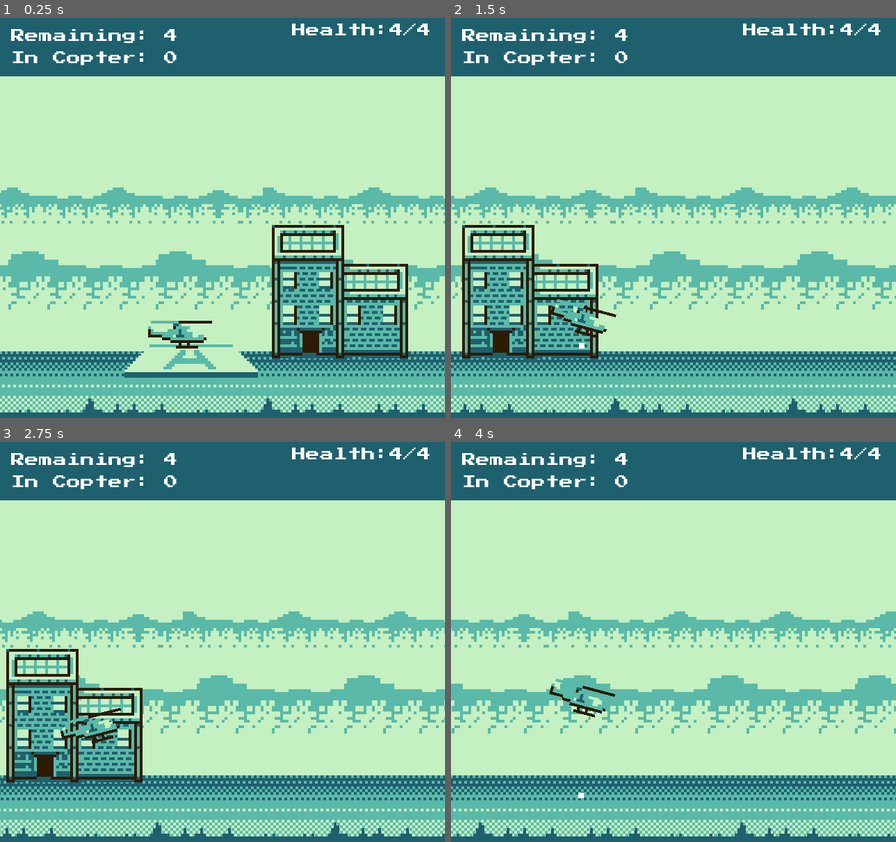
Above: before the commit, frames 1-4 (two rows, left to right).
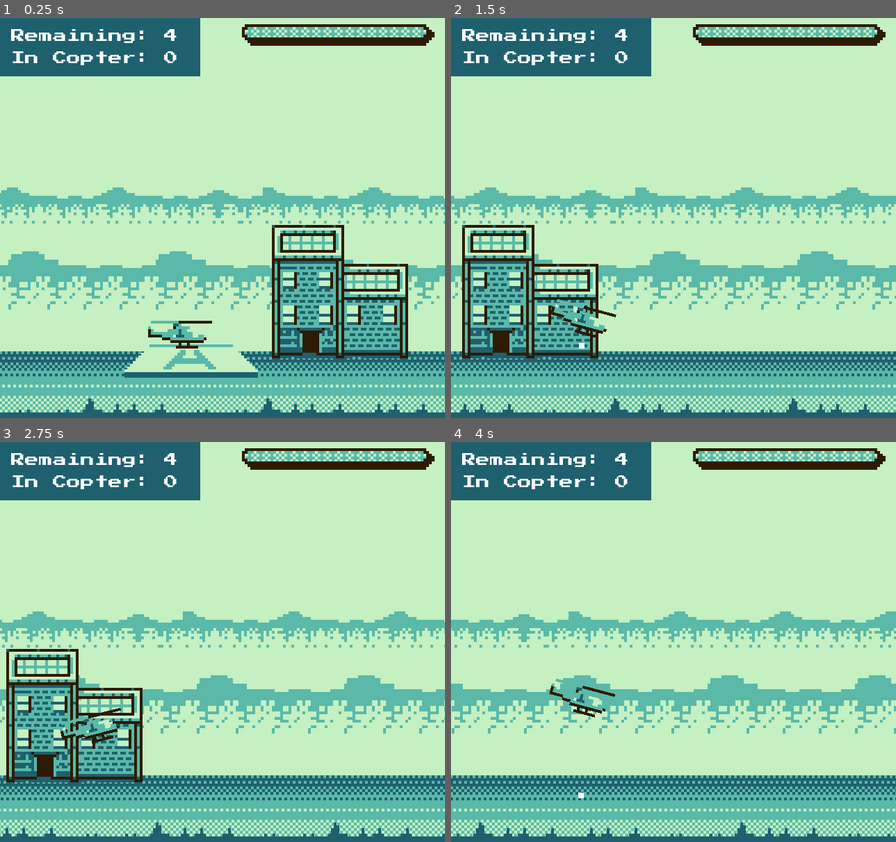
Above: after the commit, the same moments.

Repository: scottpetrovic/godot-choplifter-clone
Game: Godot game, scene res://Scenes/InGame.tscn
Same seed, same stepped clock (60 frames per second), same inputs: the game is played once before the commit and once after it. The engine's default icon, where the game draws it, is replaced by a stand-in: a white triangle on a blue panel in a dark square.
Inputs:
- Up to frame 1 (0.25 s): no input
- Up to frame 2 (1.5 s): hold Right (ui_right) from 0.53 s (still down); tap Space (shoot) at 0.6, 1.35 s; tap Up (ui_up) at 0.77 s
- Up to frame 3 (2.75 s): tap Up (ui_up) at 1.52 s; release Right (ui_right) at 2.03 s; hold Left (ui_left) from 2.03 s (still down); tap Space (shoot) at 2.1 s
- Up to frame 4 (4 s): release Left (ui_left) at 2.78 s; hold Right (ui_right) from 2.78 s (still down); tap Space (shoot) at 2.85, 3.6 s; tap Up (ui_up) at 3.02, 3.77 s

The runs differ from the first frame. In frame 1, 8.0% of the frame differs, in the area x 45-100%, y 0-15%; in frame 2, 8.0%; in frame 3, 8.0%; in frame 4, 8.0%.

Commit message:
Add in healthbar progress art and hook up

Diff:
--- /dev/null
+++ b/GUI/InGame/health_bar.gd
@@ -0,0 +1,16 @@
+extends Control
+
+@onready var health_bar: Sprite2D = $HealthBar
+
+var health_bar_starting_width: float = 0
+var player_reference: HelicopterPlayer = null
+
+func _ready() -> void:
+	player_reference = Constants.player_reference
+	health_bar_starting_width = health_bar.region_rect.size.x
+
+
+func _process(delta: float) -> void:
+	# update the healthbar region's width based of player heatlh
+	var health_perc: float = float(player_reference.health) / float(player_reference.max_health)
+	health_bar.region_rect.size.x = health_perc * health_bar_starting_width
--- a/GUI/gui_health.gd
+++ /dev/null
@@ -1,5 +0,0 @@
-extends Label
-
-func _process(delta: float) -> void:
-	text = 'Health:' + str(Constants.player_reference.health) + '/'
-	text += str(Constants.player_reference.max_health)
--- a/Objects/Prisoner/prisoner.tscn
+++ b/Objects/Prisoner/prisoner.tscn
@@ -1,7 +1,6 @@
-[gd_scene load_steps=9 format=3 uid="uid://dfrjxjsajl6ho"]
+[gd_scene load_steps=8 format=3 uid="uid://dfrjxjsajl6ho"]
 
 [ext_resource type="Script" path="res://Objects/Prisoner/prisoner.gd" id="1_fs72g"]
-[ext_resource type="Texture2D" uid="uid://bjoxcg0w2hb02" path="res://icon.svg" id="1_nmfua"]
 [ext_resource type="Texture2D" uid="uid://b2r40x266vudk" path="res://Objects/Prisoner/prisoner-idle.png" id="3_80r5k"]
 [ext_resource type="Texture2D" uid="uid://cl6qp3vbql5ab" path="res://Objects/Prisoner/prisoner-run-1.png" id="4_l0vxc"]
 [ext_resource type="Texture2D" uid="uid://cv7d0mjjndpnf" path="res://Objects/Prisoner/prisoner-run-2.png" id="5_nrgsr"]
@@ -35,11 +34,6 @@
 [node name="Prisoner" type="Area2D" groups=["Prisoner"]]
 script = ExtResource("1_fs72g")
 
-[node name="Icon" type="Sprite2D" parent="."]
-position = Vector2(0, -2)
-scale = Vector2(0.015625, 0.046875)
-texture = ExtResource("1_nmfua")
-
 [node name="CollisionShape2D" type="CollisionShape2D" parent="."]
 position = Vector2(0, -2)
 shape = SubResource("RectangleShape2D_017jk")
--- a/Scenes/InGame.tscn
+++ b/Scenes/InGame.tscn
@@ -11,10 +11,12 @@
 [ext_resource type="PackedScene" uid="uid://dt6a6g78nmcxw" path="res://Objects/PrisonerCamp/prisoner_camp.tscn" id="7_k0cwt"]
 [ext_resource type="Theme" uid="uid://b1ikqqgrqbgyp" path="res://GUI/pixel-art-theme.tres" id="10_gufnw"]
 [ext_resource type="Script" path="res://GUI/basic_gui_info.gd" id="10_nwxal"]
-[ext_resource type="Script" path="res://GUI/gui_health.gd" id="11_aw3g5"]
 [ext_resource type="Script" path="res://Scenes/level_complete.gd" id="11_qn1pq"]
 [ext_resource type="PackedScene" uid="uid://f5v6k8edjhx" path="res://Objects/BasicAAEnemy/basic_aa_enemy.tscn" id="12_gu644"]
+[ext_resource type="Script" path="res://GUI/InGame/health_bar.gd" id="14_0d7vi"]
 [ext_resource type="Texture2D" uid="uid://bmeth78rcq22u" path="res://Environment/bg-parallax-1.png" id="14_ca041"]
+[ext_resource type="Texture2D" uid="uid://ltqfvn4u5tfx" path="res://GUI/health bar/health-container.png" id="14_ewlpw"]
+[ext_resource type="Texture2D" uid="uid://c7iqs81mtye7m" path="res://GUI/health bar/health-bar.png" id="14_o42fi"]
 [ext_resource type="Texture2D" uid="uid://b06bkgyf4i6oe" path="res://Environment/bg-parallax-2.png" id="15_ravql"]
 [ext_resource type="Texture2D" uid="uid://ckejv6r0mc53w" path="res://Environment/bg-parallax-3.png" id="16_nb7ei"]
 [ext_resource type="Texture2D" uid="uid://b6ptn0dsut3hp" path="res://Environment/bg-parallax-4.png" id="17_y4y5a"]
@@ -73,6 +75,7 @@
 [node name="ColorRect" type="ColorRect" parent="GUI"]
 anchors_preset = 10
 anchor_right = 1.0
+offset_right = -88.0
 offset_bottom = 21.0
 grow_horizontal = 2
 color = Color(0.121569, 0.376471, 0.431373, 1)
@@ -87,20 +90,6 @@
 text = "123"
 script = ExtResource("10_nwxal")
 
-[node name="Health" type="Label" parent="GUI"]
-texture_filter = 1
-anchors_preset = 1
-anchor_left = 1.0
-anchor_right = 1.0
-offset_left = -47.0
-offset_top = 2.0
-offset_right = -5.0
-offset_bottom = 16.0
-grow_horizontal = 0
-text = "Health: 3"
-horizontal_alignment = 2
-script = ExtResource("11_aw3g5")
-
 [node name="LevelOverMessage" type="Label" parent="GUI"]
 visible = false
 offset_left = 10.0
@@ -111,6 +100,40 @@
 text = "LEVEL FAIL/COMPLETE"
 horizontal_alignment = 1
 script = ExtResource("11_qn1pq")
+
+[node name="HealthBar" type="Control" parent="GUI"]
+layout_mode = 3
+anchors_preset = 0
+offset_left = 86.0
+offset_top = 1.0
+offset_right = 158.0
+offset_bottom = 11.0
+script = ExtResource("14_0d7vi")
+metadata/_edit_group_ = true
+
+[node name="HealthBar" type="Sprite2D" parent="GUI/HealthBar"]
+texture_filter = 1
+texture_repeat = 2
+position = Vector2(2.32, 2.31)
+texture = ExtResource("14_o42fi")
+centered = false
+region_enabled = true
+region_rect = Rect2(50, 50, 64.98, 4.685)
+
+[node name="HealthBarContainer" type="NinePatchRect" parent="GUI/HealthBar"]
+texture_filter = 1
+layout_mode = 1
+anchors_preset = 15
+anchor_right = 1.0
+anchor_bottom = 1.0
+grow_horizontal = 2
+grow_vertical = 2
+texture = ExtResource("14_ewlpw")
+region_rect = Rect2(-0.0494795, -0.331854, 70.7593, 11.3018)
+patch_margin_left = 5
+patch_margin_top = 4
+patch_margin_right = 7
+patch_margin_bottom = 6
 
 [node name="BasicAAEnemy" parent="." instance=ExtResource("12_gu644")]
 position = Vector2(154, 119)
Binary file added: GUI/health bar/health-bar.png
Not shown, added: GUI/health bar/health-bar.png.import
Binary file added: GUI/health bar/health-container.png
Not shown, added: GUI/health bar/health-container.png.import
Not shown: 1 places in Scenes/InGame.tscn that only renumber resources
